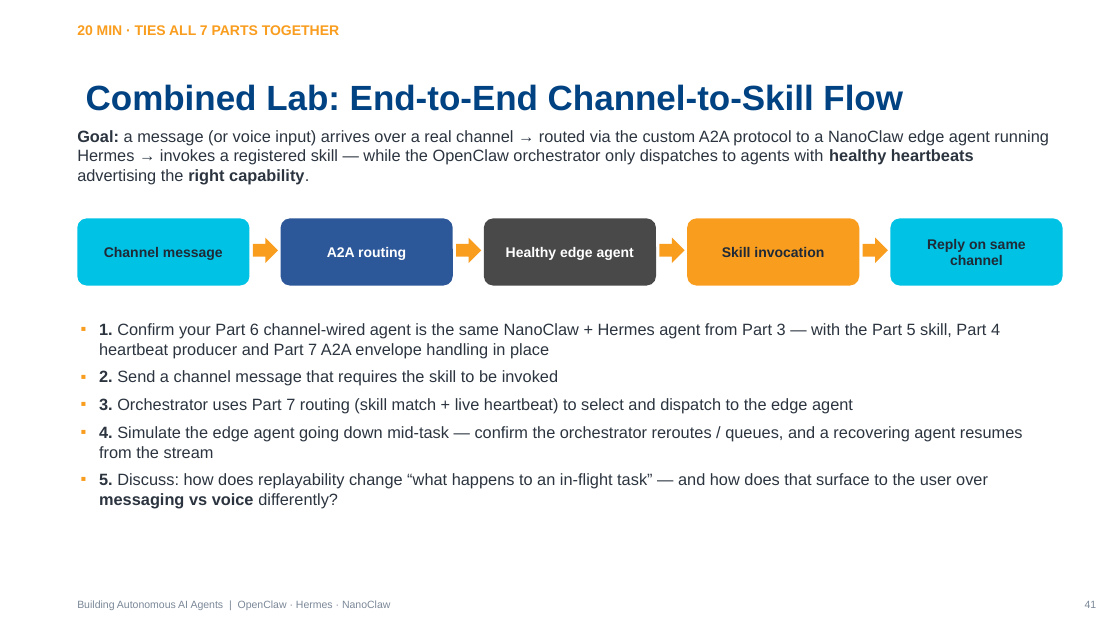
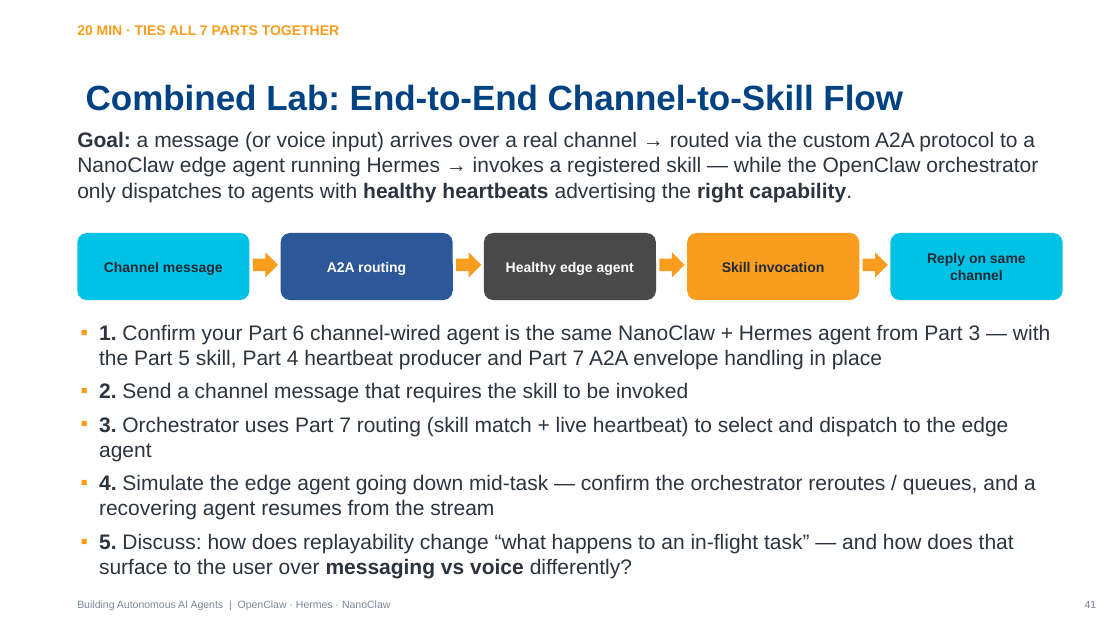
Before and after one commit to kenken64/Building-Autonomous-AI-Agent, a slide deck: slide 41 of slides/Building-Autonomous-AI-Agents-Lecture.pptx. Drawn at 1120x630 pixels with LibreOffice and Linux fonts; fonts in the diff are those of the drawing; background and template pictures are left out. Boxes give left, top, right and bottom in pixels: in the first picture for what was removed or moved away, otherwise in the second. Text is boxed around its words. In the diff, an @@ line names an element or a change of style, - is before the commit and + after.

```diff
--- a/slides/Building-Autonomous-AI-Agents-Lecture.pptx
+++ b/slides/Building-Autonomous-AI-Agents-Lecture.pptx
@@ text "Goal: a message (or voice ..." at bbox=[77, 131, 1038, 202]: size 14 to 18 pt @@
@@ 5 rounded rectangles, 4 right arrows: place and size @@
-5 rounded rectangles, 4 right arrows at bbox=[77, 218, 1063, 286]
+5 rounded rectangles, 4 right arrows at bbox=[77, 233, 1063, 300]
@@ text "1. Confirm your Part 6 ..." at bbox=[99, 324, 1050, 578]: size 14 to 18 pt @@
```
Also in this commit, not shown: 49 other slides changed, 4 other files.
